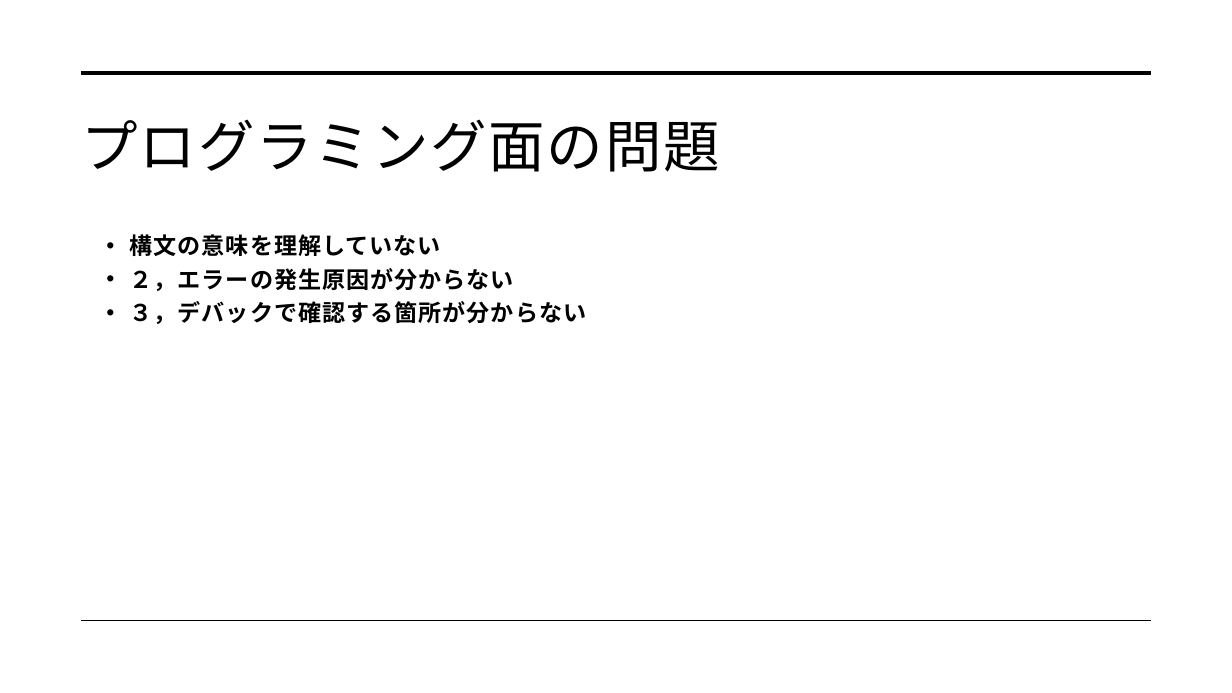
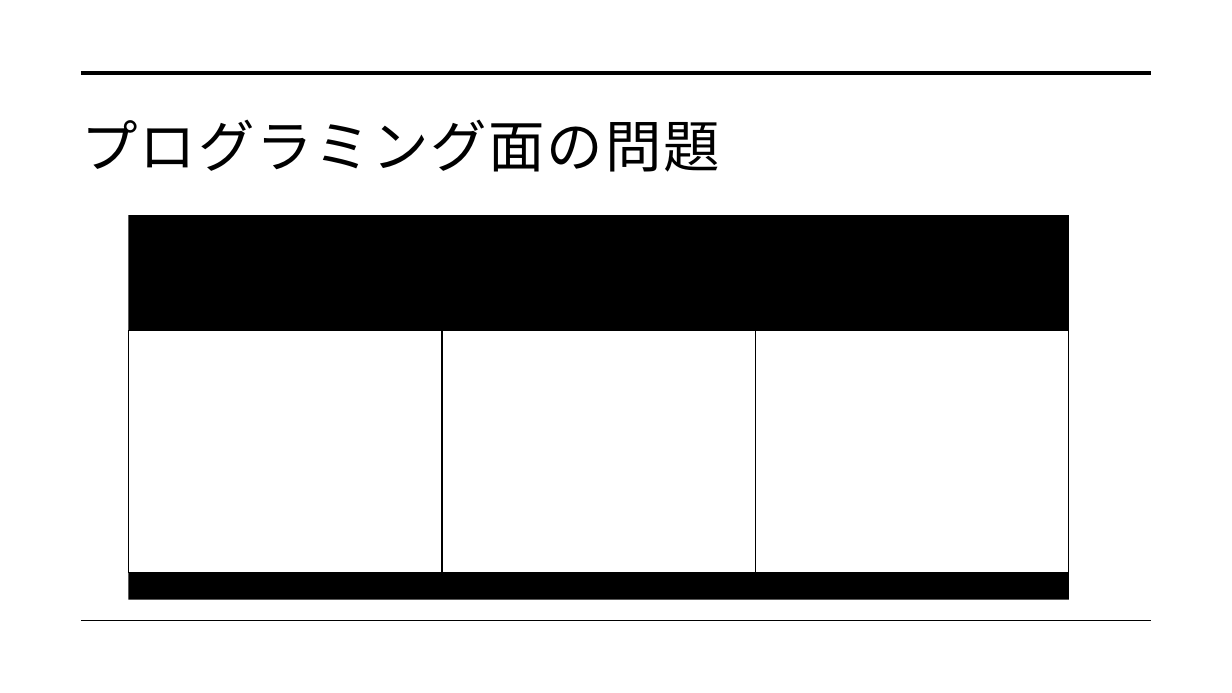
Before and after one commit to dojo2022/C-3, a slide deck: slide 25 of C-3_配布資料/0630_C3_発表資料.pptx. Drawn at 1232x693 pixels with LibreOffice and Linux fonts; fonts in the diff are those of the drawing. Boxes give left, top, right and bottom in pixels: in the first picture for what was removed or moved away, otherwise in the second. Text is boxed around its words. In the diff, an @@ line names an element or a change of style, - is before the commit and + after.

```diff
--- a/C-3_配布資料/0630_C3_発表資料.pptx
+++ b/C-3_配布資料/0630_C3_発表資料.pptx
@@ text removed at [130,234,587,324] @@
-• 構文の意味を理解していない
-• ２，エラーの発生原因が分からない
-• ３，デバックで確認する箇所が分からない
@@ group added at [128,215,1069,600]: 5 rectangles @@
```
Also in this commit, not shown: 4 other slides changed, 1 slide added, 1 slide removed.
